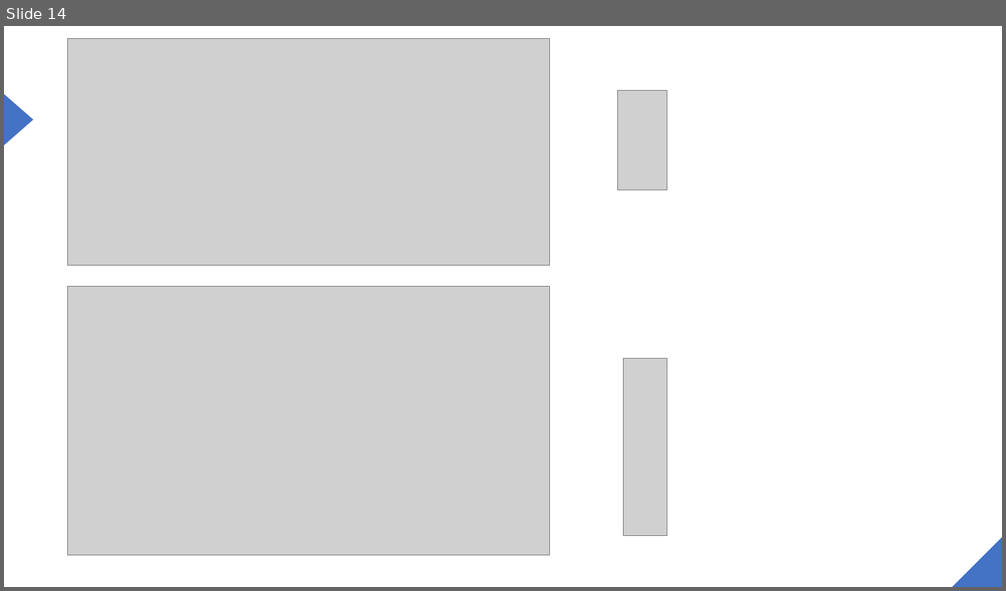
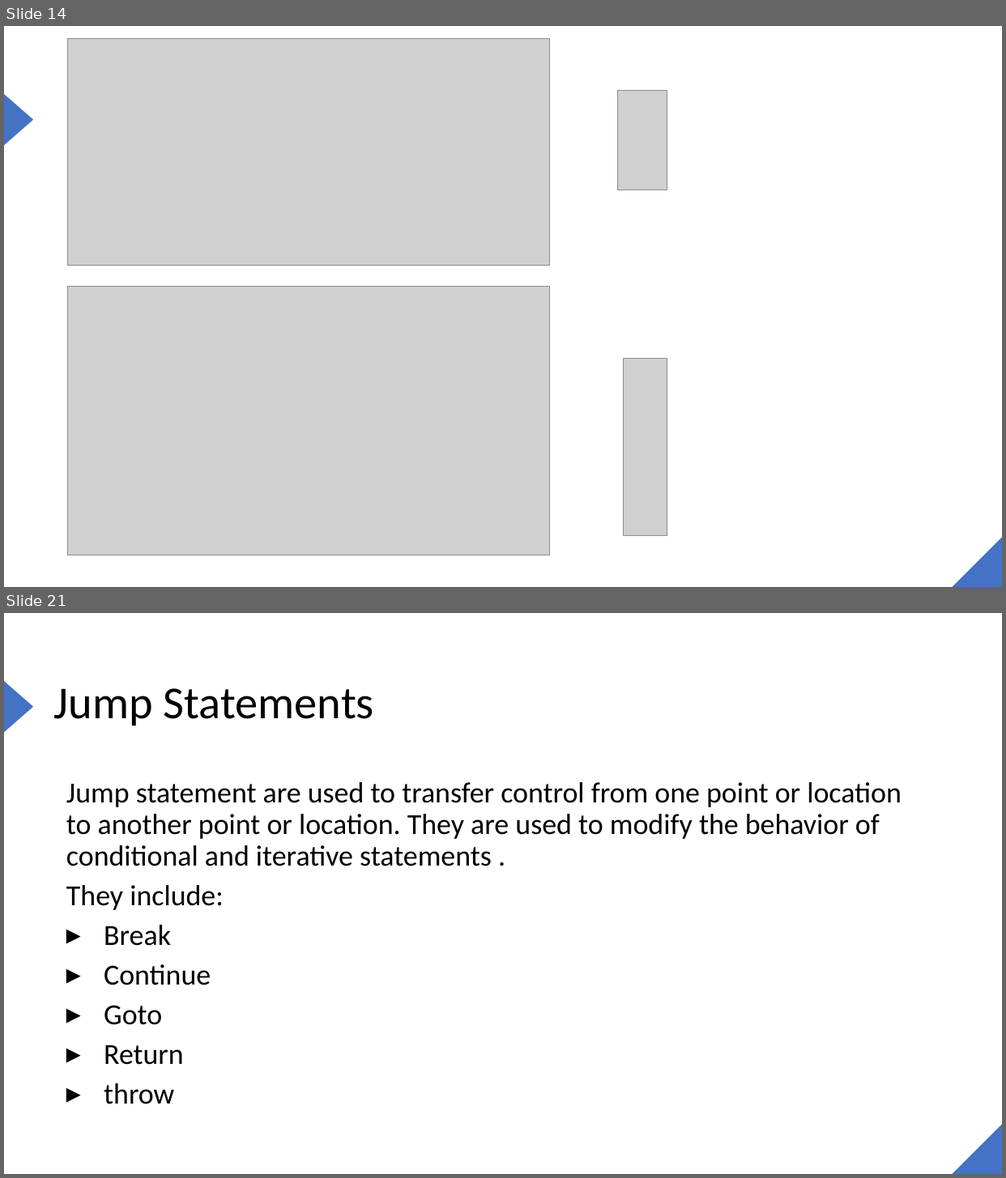
Before and after one commit to joe6276/The-sharp-Repo, a slide deck: Slides/6. Control Flow/Control Flow.pptx. Shown one above the other, each under a label of ours: slide 14 before the commit, slides 14 and 21 after it; the slides between them are not shown. The pictures are 1006x591 and 1006x1178 pixels, drawn with LibreOffice and Linux fonts; fonts in the diff are those of the drawing; grey boxes stand for pictures. Boxes give left, top, right and bottom in pixels: in the first picture for what was removed or moved away, otherwise in the second. Text is boxed around its words. In the diff, an @@ line names an element or a change of style, - is before the commit and + after.

Commit message:
working on control flow

```diff
--- a/Slides/6. Control Flow/Control Flow.pptx
+++ b/Slides/6. Control Flow/Control Flow.pptx
@@ slide 21 added at [4,613,1002,1174], background #FFFFFF; not listed: 2 template elements that a slide beside it also shows @@
@@ title added at [54,688,374,726], 44 pt, text #000000 @@
+Jump Statements
@@ text added at [66,782,901,1105], 28 pt, text #000000 @@
+Jump statement are used to transfer control from one point or location to another point or location. They are used to modify the behavior of conditional and iterative statements .
+They include:
+▸ Break
+▸ Continue
+▸ Goto
+▸ Return
+▸ throw
```
Also in this commit, not shown: 1 slide changed, 8 other slides added, 1 slide removed.
